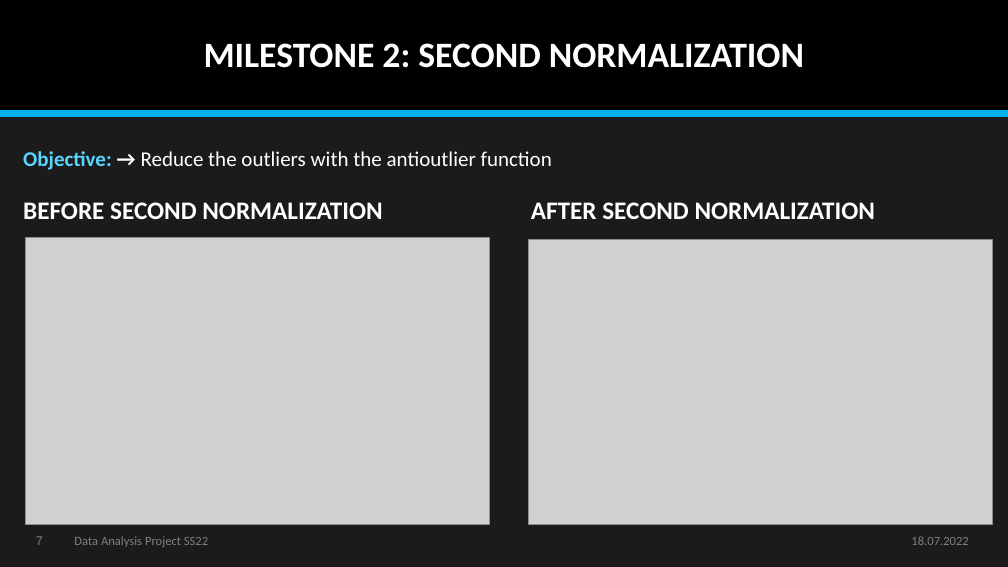
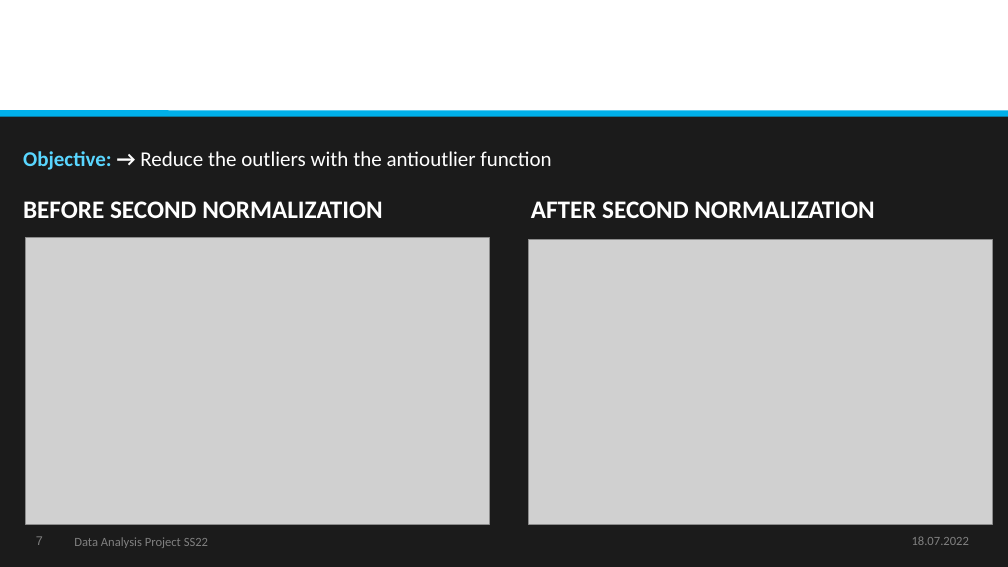
Before and after one commit to datascience-mobi-2022/2022-topic-03-team-04, a slide deck: slide 7 of final/Data Analysis Project SS22_Final Presentation_Topic 3_Team 4.pptx. Drawn at 1008x567 pixels with LibreOffice and Linux fonts; fonts in the diff are those of the drawing; grey boxes stand for pictures. Boxes give left, top, right and bottom in pixels: in the first picture for what was removed or moved away, otherwise in the second. Text is boxed around its words. In the diff, an @@ line names an element or a change of style, - is before the commit and + after.

```diff
--- a/final/Data Analysis Project SS22_Final Presentation_Topic 3_Team 4.pptx
+++ b/final/Data Analysis Project SS22_Final Presentation_Topic 3_Team 4.pptx
@@ rectangle at (x1=0, y1=0, x2=1008, y2=113): fill #000000 to #FFFFFF @@
@@ title removed at (x1=204, y1=43, x2=804, y2=68) @@
-MILESTONE 2: SECOND NORMALIZATION
```
Also in this commit, not shown: 14 other slides changed, 6 other files.
